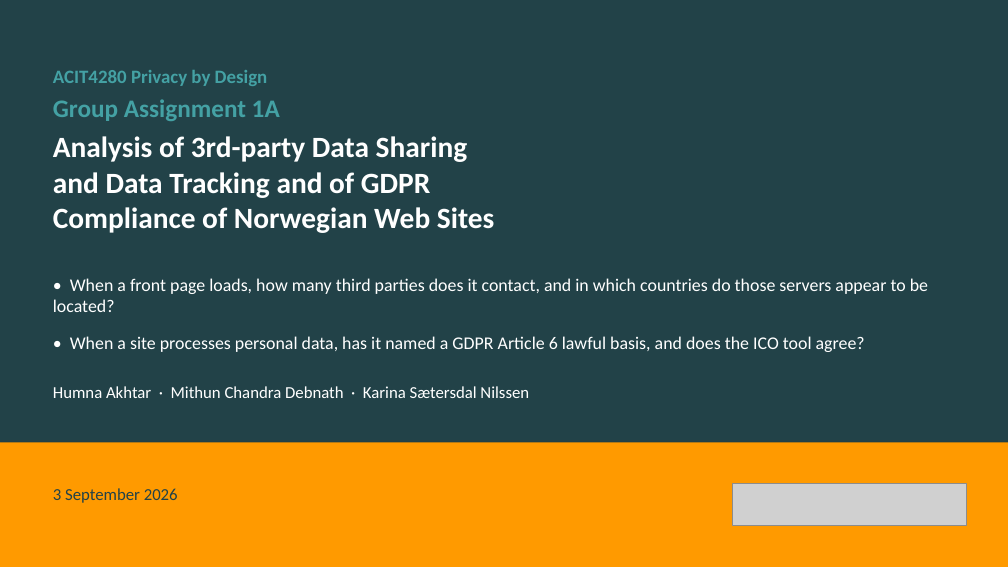
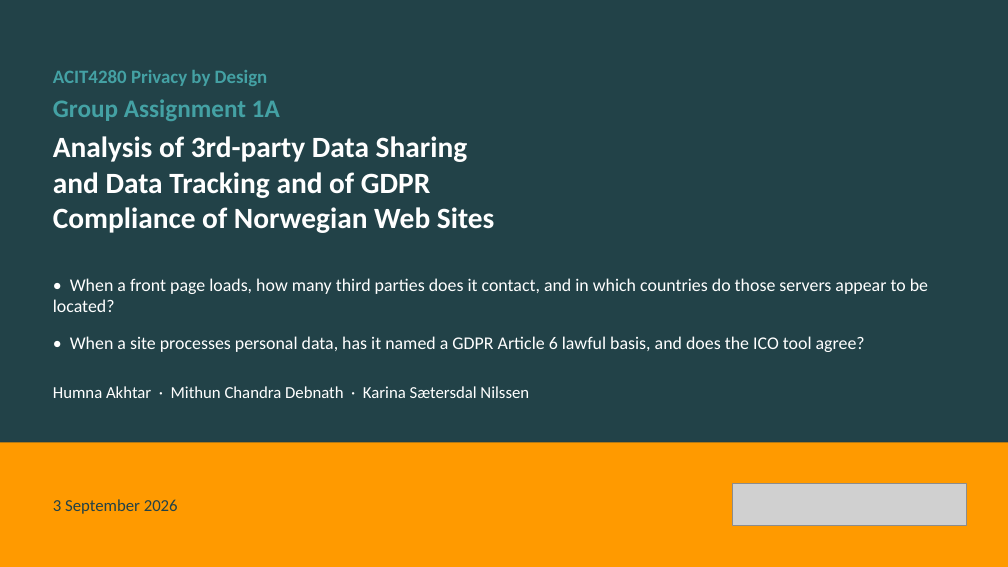
Before and after one commit to kasa031/Bacheloroppgave, a slide deck: slide 1 of ACIT4280_1A_presentation.pptx. Drawn at 1008x567 pixels with LibreOffice and Linux fonts; fonts in the diff are those of the drawing; grey boxes stand for pictures. Boxes give left, top, right and bottom in pixels: in the first picture for what was removed or moved away, otherwise in the second. Text is boxed around its words. In the diff, an @@ line names an element or a change of style, - is before the commit and + after.

```diff
--- a/ACIT4280_1A_presentation.pptx
+++ b/ACIT4280_1A_presentation.pptx
@@ text "3 September 2026" at (53,499,178,514): vertical alignment top to middle @@
```
Also in this commit, not shown: 1 other slide changed, 4 other files.
